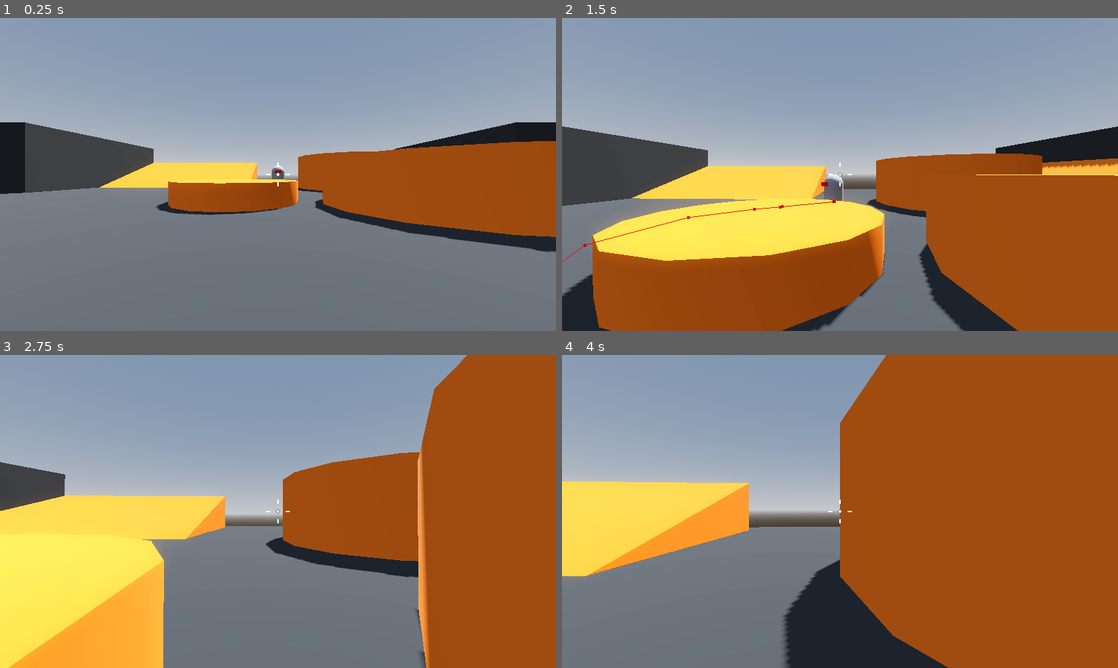
Above: before the commit, frames 1-4 (two rows, left to right).
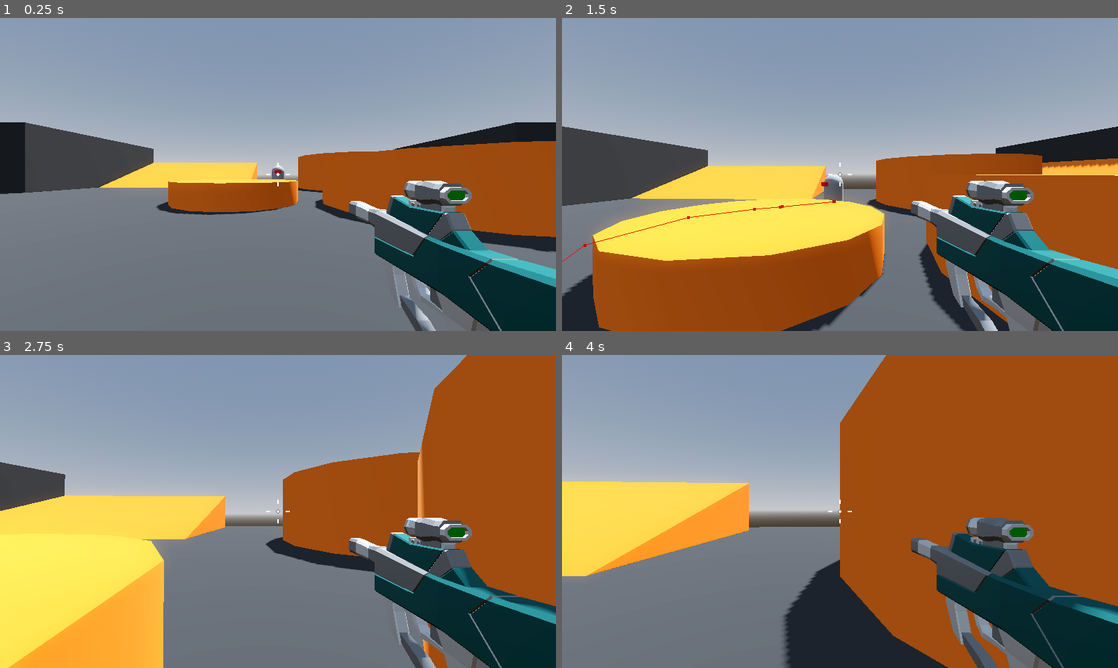
Above: after the commit, the same moments.

Repository: BlizniukDM/robo-rampage
Game: Godot game, scene res://levels/sand_box.tscn
Two runs of this game, one before a commit and one after it. Both use one fixed random seed, a clock stepped at 60 frames per second and the inputs below.
Inputs (mouse positions are in pixels of both pictures, inside the frame that each line leads up to):
- Up to frame 1 (0.25 s): no input
- Up to frame 2 (1.5 s): tap Enter at 0.5 s; move the mouse to (867, 174) at 0.52 s; press the mouse at (867, 174) at 0.53 s; hold W (forward) from 0.53 s (still down); tap Space (jump) at 0.77 s; move the mouse to (812, 174) at 1.27 s; release the mouse at (812, 174) at 1.28 s; click (812, 174) at 1.35 s
- Up to frame 3 (2.75 s): keep holding W (forward); tap Space (jump) at 1.52 s; move the mouse to (289, 505) at 2.02 s; press the mouse at (289, 505) at 2.03 s
- Up to frame 4 (4 s): keep holding W (forward); move the mouse to (834, 517) at 2.77 s; release the mouse at (834, 517) at 2.78 s; click (834, 517) at 2.85 s; tap Space (jump) at 3.02, 3.77 s; move the mouse to (878, 514) at 3.52 s; press the mouse at (878, 514) at 3.53 s

The runs differ from the first frame. In frame 1, 9.4% of the frame differs, in the area x 62-100%, y 52-100%; in frame 2, 10%; in frame 3, 10%; in frame 4, 10%.

Commit message:
Player weapon

Diff:
--- a/player/player.tscn
+++ b/player/player.tscn
@@ -1,8 +1,9 @@
-[gd_scene load_steps=6 format=3 uid="uid://cj7hdncn2lvgk"]
+[gd_scene load_steps=7 format=3 uid="uid://cj7hdncn2lvgk"]
 
 [ext_resource type="Script" path="res://player/player.gd" id="1_283dg"]
 [ext_resource type="Script" path="res://player/smooth_camera.gd" id="2_as3j3"]
 [ext_resource type="Script" path="res://player/crosshair.gd" id="3_p6mfg"]
+[ext_resource type="PackedScene" uid="uid://hjg166kj5n16" path="res://weapon/SMG.tscn" id="3_wfn8f"]
 
 [sub_resource type="CapsuleMesh" id="CapsuleMesh_u3cjg"]
 
@@ -26,6 +27,8 @@
 script = ExtResource("2_as3j3")
 speed = 44.0
 
+[node name="SMG" parent="CameraPivot/SmoothCamera" instance=ExtResource("3_wfn8f")]
+
 [node name="CenterContainer" type="CenterContainer" parent="."]
 anchors_preset = 15
 anchor_right = 1.0
--- a/project.godot
+++ b/project.godot
@@ -46,3 +46,8 @@
 "events": [Object(InputEventKey,"resource_local_to_scene":false,"resource_name":"","device":-1,"window_id":0,"alt_pressed":false,"shift_pressed":false,"ctrl_pressed":false,"meta_pressed":false,"pressed":false,"keycode":0,"physical_keycode":32,"key_label":0,"unicode":32,"echo":false,"script":null)
 ]
 }
+fire={
+"deadzone": 0.5,
+"events": [Object(InputEventMouseButton,"resource_local_to_scene":false,"resource_name":"","device":-1,"window_id":0,"alt_pressed":false,"shift_pressed":false,"ctrl_pressed":false,"meta_pressed":false,"button_mask":1,"position":Vector2(444, 38),"global_position":Vector2(1342, 593),"factor":1.0,"button_index":1,"canceled":false,"pressed":true,"double_click":false,"script":null)
+]
+}
--- /dev/null
+++ b/weapon/SMG.tscn
@@ -0,0 +1,9 @@
+[gd_scene load_steps=3 format=3 uid="uid://hjg166kj5n16"]
+
+[ext_resource type="PackedScene" uid="uid://c23l540qu3vuj" path="res://weapon/hitscan_weapon.tscn" id="1_dj2vh"]
+[ext_resource type="PackedScene" uid="uid://cmv8amcq8mwtq" path="res://assets/SMG.glb" id="2_fbdnd"]
+
+[node name="SMG" instance=ExtResource("1_dj2vh")]
+
+[node name="SMG" parent="." index="1" instance=ExtResource("2_fbdnd")]
+transform = Transform3D(1, 0, 0, 0, 1, 0, 0, 0, 1, 0.7, -0.35, -0.75)
--- /dev/null
+++ b/weapon/hitscan_weapon.gd
@@ -0,0 +1,15 @@
+extends Node3D
+
+
+@export var fire_rate : float
+
+
+@onready var cooldown: Timer = $Cooldown
+
+
+
+func _process(delta: float) -> void:
+    if Input.is_action_pressed("fire"):
+        if cooldown.is_stopped():
+            cooldown.start(1.0 / fire_rate)
+            print ("Weapon fired!")
--- /dev/null
+++ b/weapon/hitscan_weapon.tscn
@@ -0,0 +1,10 @@
+[gd_scene load_steps=2 format=3 uid="uid://c23l540qu3vuj"]
+
+[ext_resource type="Script" path="res://weapon/hitscan_weapon.gd" id="1_iu3ky"]
+
+[node name="HitscanWeapon" type="Node3D"]
+script = ExtResource("1_iu3ky")
+fire_rate = 14.0
+
+[node name="Cooldown" type="Timer" parent="."]
+one_shot = true
Binary file added: assets/SMG.glb
Not shown, added: assets/SMG.glb.import
Binary file added: assets/SMG_Palette-Colour.png
Not shown, added: assets/SMG_Palette-Colour.png.import
